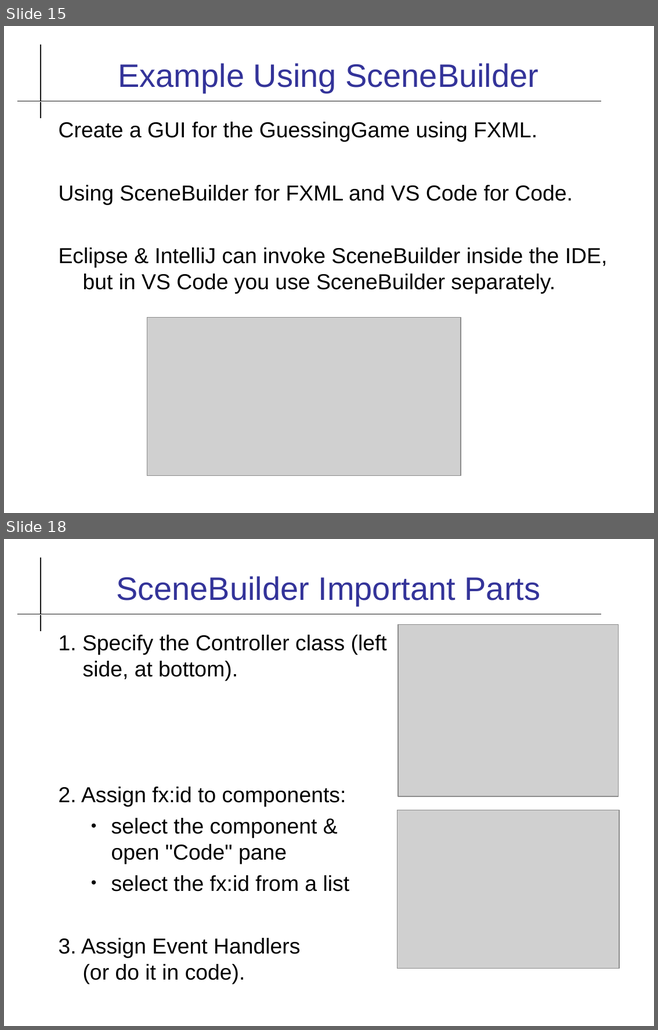
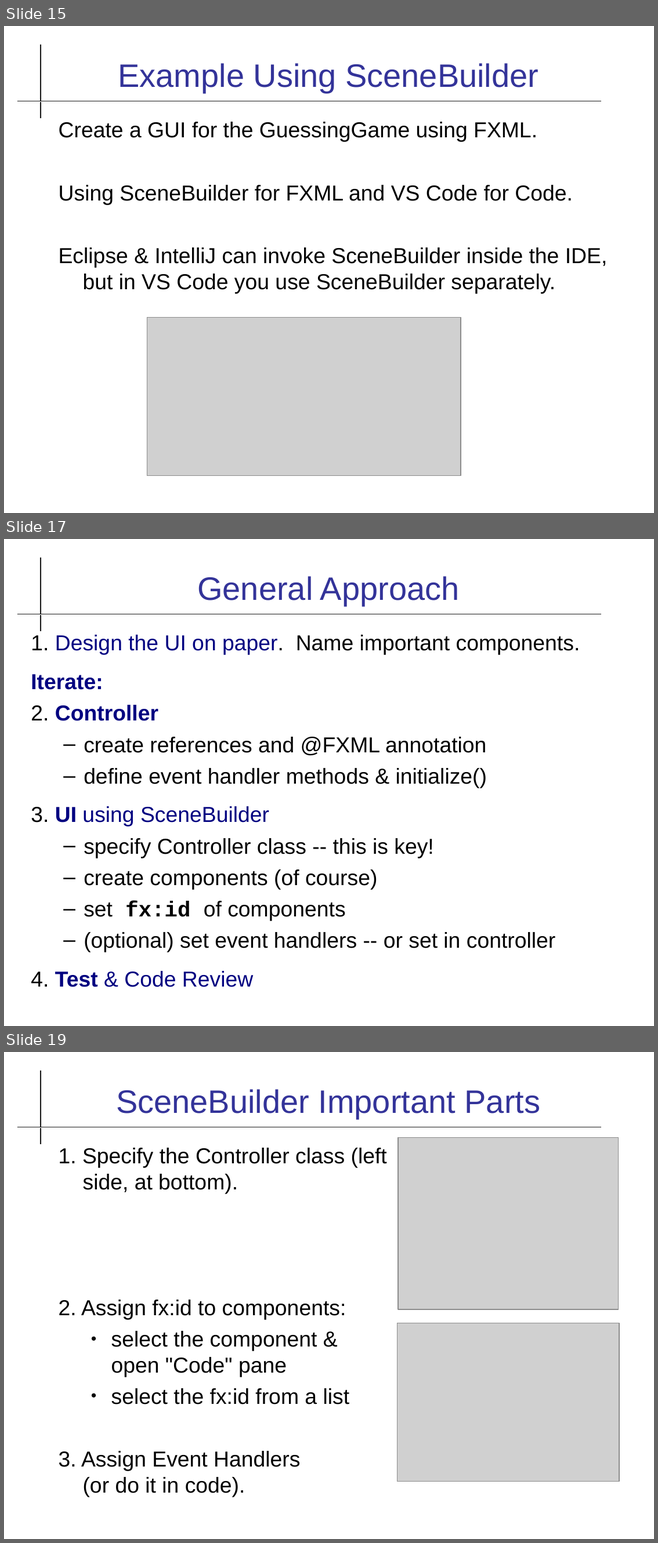
Before and after one commit to skeoop/skeoop.github.io, a slide deck: javafx/FXML.odp. Shown one above the other, each under a label of ours: slides 15 and 18 before the commit, slides 15, 17 and 19 after it; the slides between them are not shown. The pictures are 658x1030 and 658x1543 pixels, drawn with LibreOffice and Linux fonts; fonts in the diff are those of the drawing; grey boxes stand for pictures. Boxes give left, top, right and bottom in pixels: in the first picture for what was removed or moved away, otherwise in the second. Text is boxed around its words. In the diff, an @@ line names an element or a change of style, - is before the commit and + after.

Commit message:
update FXML slides

```diff
--- a/javafx/FXML.odp
+++ b/javafx/FXML.odp
@@ slide 17 added at bbox=[4, 539, 654, 1026], background #FFFFFF; not listed: 2 template elements that a slide beside it also shows @@
@@ title added at bbox=[197, 576, 459, 606], 36 pt, text #333399 @@
+General Approach
@@ text added at bbox=[31, 635, 580, 987], 24 pt, text #000000 @@
+1. Design the UI on paper. Name important components.
+Iterate:
+2. Controller
+  – create references and @FXML annotation
+  – define event handler methods & initialize()
+3. UI using SceneBuilder
+  – specify Controller class -- this is key!
+  – create components (of course)
+  – set fx:id of components
+  – (optional) set event handlers -- or set in controller
+4. Test & Code Review
@@ what was slide 18 is now slide 19 @@
```
Also in this commit, not shown: 2 slides changed, 1 other file.
